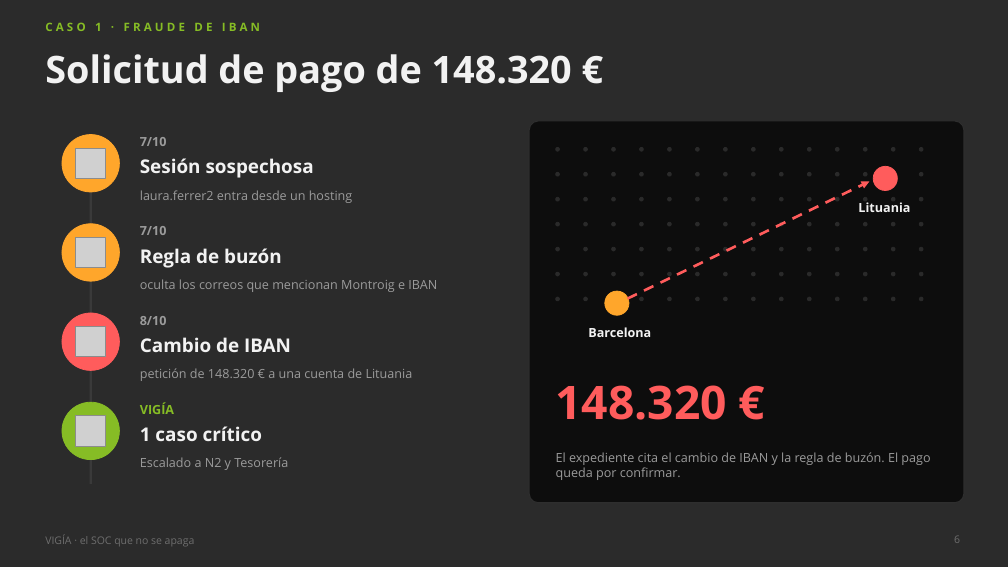
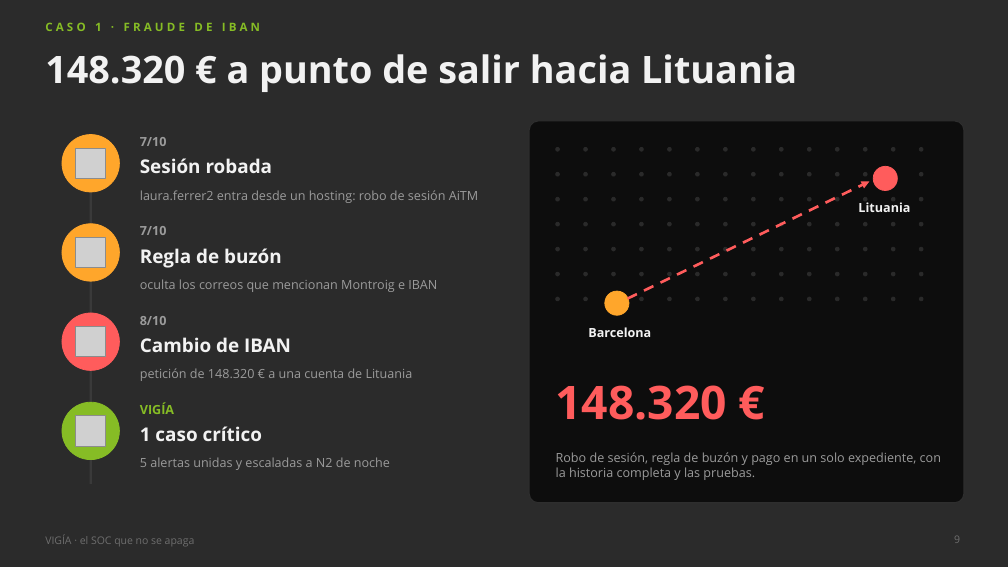
Before and after one commit to marcmarti9/Hack-2026-27, a slide deck: slide 9 of docs/presentacion/VIGIA_presentacion.pptx (slide 6 before the commit). Drawn at 1008x567 pixels with LibreOffice and Linux fonts; fonts in the diff are those of the drawing; grey boxes stand for pictures; background and template pictures are left out; a plain dark background stands for a picture behind light text. Boxes give left, top, right and bottom in pixels: in the first picture for what was removed or moved away, otherwise in the second. Text is boxed around its words. In the diff, an @@ line names an element or a change of style, - is before the commit and + after.

```diff
--- a/docs/presentacion/VIGIA_presentacion.pptx
+++ b/docs/presentacion/VIGIA_presentacion.pptx
@@ title at (x1=45, y1=54, x2=797, y2=92): text changed @@
-Solicitud de pago de 148.320 €
+148.320 € a punto de salir hacia Lituania
@@ text at (x1=140, y1=158, x2=273, y2=173): text changed @@
-Sesión sospechosa
+Sesión robada
@@ text at (x1=140, y1=190, x2=478, y2=203): text changed @@
-laura.ferrer2 entra desde un hosting
+laura.ferrer2 entra desde un hosting: robo de sesión AiTM
@@ text at (x1=140, y1=457, x2=390, y2=470): text changed @@
-Escalado a N2 y Tesorería
+5 alertas unidas y escaladas a N2 de noche
@@ text at (x1=556, y1=452, x2=941, y2=480): text changed @@
-El expediente cita el cambio de IBAN y la regla de buzón. El pago queda por confirmar.
+Robo de sesión, regla de buzón y pago en un solo expediente, con la historia completa y las pruebas.
```
Also in this commit, not shown: 11 other slides changed, 1 slide added, 2 other files.
